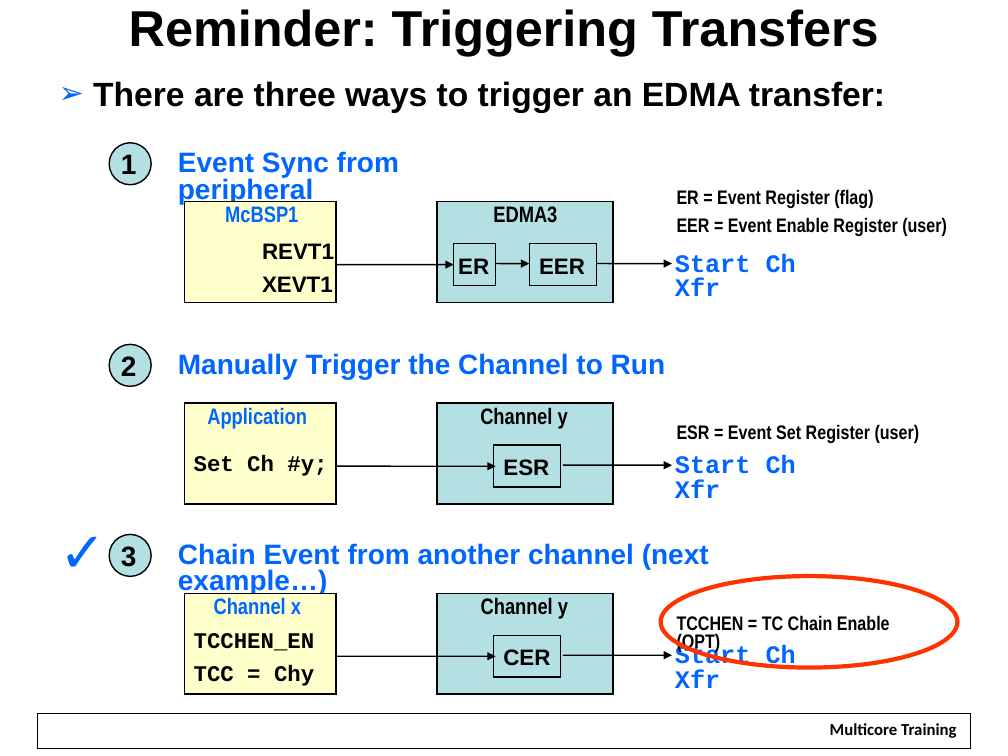
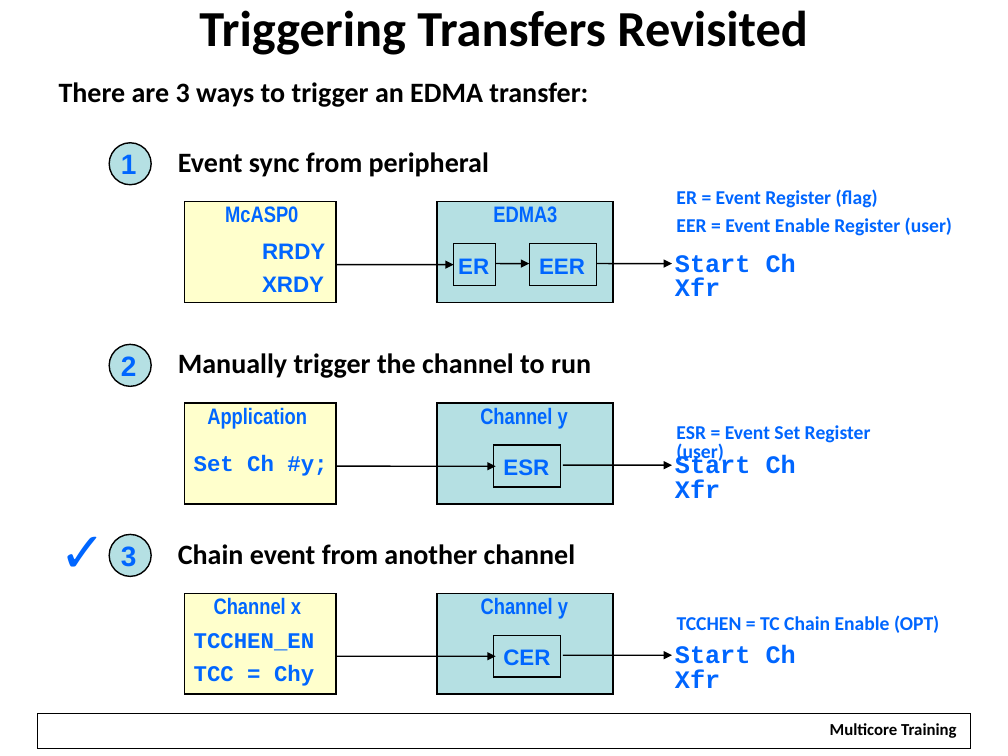
Before and after one commit to hari1989/keystone-workshop, a slide deck: slide 48 of slides/Intro to EDMA.pptx (slide 97 before the commit). Drawn at 1008x756 pixels with LibreOffice and Linux fonts; fonts in the diff are those of the drawing; background and template pictures are left out. Boxes give left, top, right and bottom in pixels: in the first picture for what was removed or moved away, otherwise in the second. Text is boxed around its words. In the diff, an @@ line names an element or a change of style, - is before the commit and + after.

```diff
--- a/slides/Intro to EDMA.pptx
+++ b/slides/Intro to EDMA.pptx
@@ title at (x1=199, y1=10, x2=808, y2=55): text changed; font Arial to Calibri @@
-Reminder: Triggering Transfers
+Triggering Transfers Revisited
@@ text at (x1=59, y1=82, x2=588, y2=107): text changed; size 24 to 20 pt; font Arial to Calibri @@
-➢ There are three ways to trigger an EDMA transfer:
+There are 3 ways to trigger an EDMA transfer:
@@ text at (x1=178, y1=152, x2=489, y2=177): text changed; font Arial to Calibri; text colour #0066FF to #000000 @@
-Event Sync from peripheral
+Event sync from peripheral
@@ text at (x1=225, y1=206, x2=298, y2=223): text changed @@
-McBSP1
+McASP0
@@ font Arial Narrow to Calibri, text colour #000000 to #0066FF in 3 elements at (x1=677, y1=615, x2=939, y2=633), (x1=676, y1=425, x2=871, y2=464), (x1=676, y1=189, x2=952, y2=236) @@
@@ text at (x1=262, y1=243, x2=325, y2=292): text changed; text colour #000000 to #0066FF @@
-REVT1
-XEVT1
+RRDY
+XRDY
@@ text at (x1=178, y1=353, x2=591, y2=378): text changed; font Arial to Calibri; text colour #0066FF to #000000 @@
-Manually Trigger the Channel to Run
+Manually trigger the channel to run
@@ text at (x1=178, y1=544, x2=576, y2=565): text changed; font Arial to Calibri; text colour #0066FF to #000000 @@
-Chain Event from another channel (next example…)
+Chain event from another channel
@@ ellipse removed at (x1=660, y1=577, x2=957, y2=668) @@
@@ text colour #000000 to #0066FF in 12 elements at (x1=121, y1=154, x2=137, y2=174), (x1=493, y1=206, x2=557, y2=222), (x1=458, y1=258, x2=489, y2=274), (x1=539, y1=258, x2=585, y2=274), (x1=121, y1=356, x2=137, y2=376), (x1=480, y1=408, x2=568, y2=429), (x1=503, y1=459, x2=549, y2=475), (x1=194, y1=455, x2=327, y2=476), (x1=121, y1=546, x2=137, y2=567), (x1=481, y1=598, x2=568, y2=619), (x1=503, y1=649, x2=550, y2=665), (x1=194, y1=633, x2=315, y2=686) @@
```
Also in this commit, not shown: 30 other slides changed, 26 slides added, 90 slides removed.
